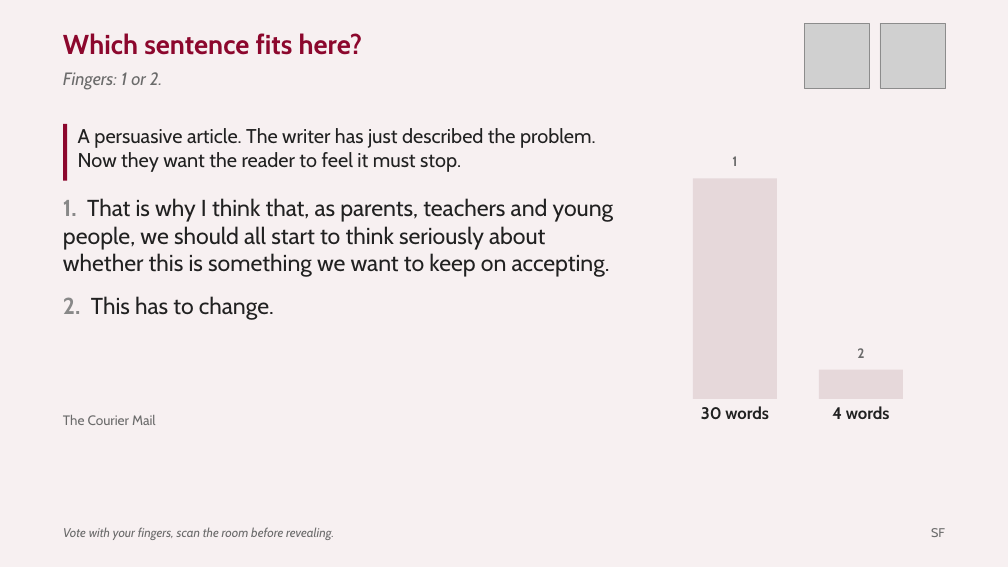
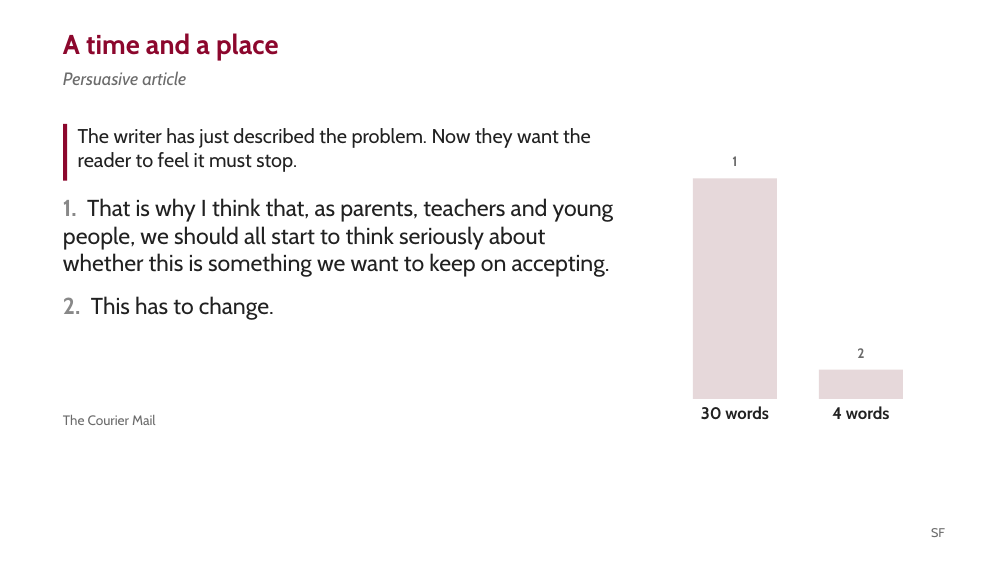
Before and after one commit to liaminhawai-cmd/Bone-Sparrow, a slide deck: slide 10 of SentenceFluencyDeck.pptx. Drawn at 1008x567 pixels with LibreOffice and Linux fonts; fonts in the diff are those of the drawing; grey boxes stand for pictures. Boxes give left, top, right and bottom in pixels: in the first picture for what was removed or moved away, otherwise in the second. Text is boxed around its words. In the diff, an @@ line names an element or a change of style, - is before the commit and + after.

```diff
--- a/SentenceFluencyDeck.pptx
+++ b/SentenceFluencyDeck.pptx
@@ background #F7F0F1 to #FFFFFF @@
@@ picture removed at (x1=805, y1=23, x2=870, y2=88) @@
@@ picture removed at (x1=880, y1=23, x2=945, y2=88) @@
@@ text at (x1=63, y1=33, x2=279, y2=60): text changed @@
-Which sentence fits here?
+A time and a place
@@ text at (x1=63, y1=71, x2=186, y2=85): text changed @@
-Fingers: 1 or 2.
+Persuasive article
@@ text at (x1=78, y1=128, x2=591, y2=172): text changed @@
-A persuasive article. The writer has just described the problem. Now they want the reader to feel it must stop.
+The writer has just described the problem. Now they want the reader to feel it must stop.
@@ text removed at (x1=63, y1=527, x2=334, y2=540) @@
-Vote with your fingers, scan the room before revealing.
```
Also in this commit, not shown: 3 other slides changed, 2 slides added, 3 other files.
